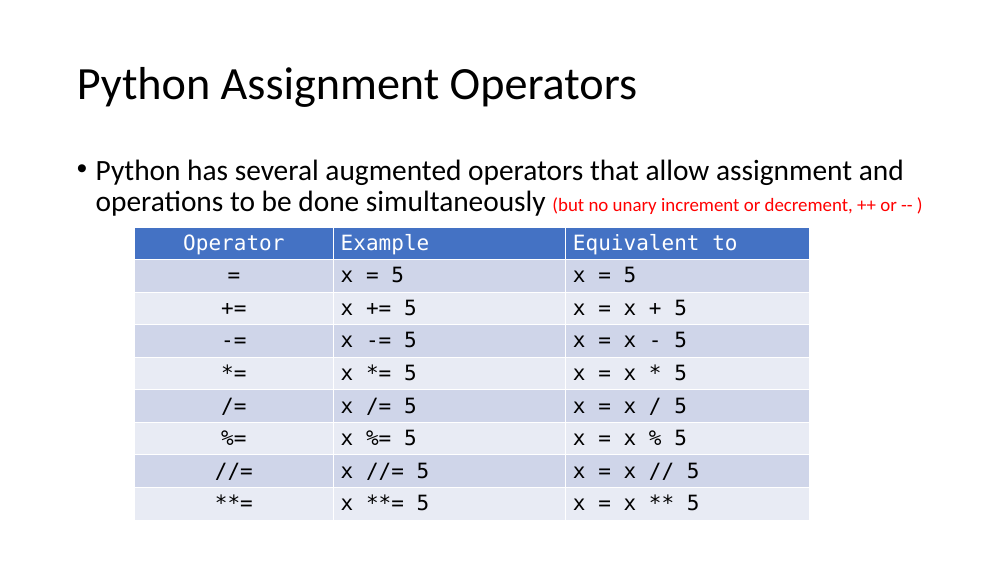
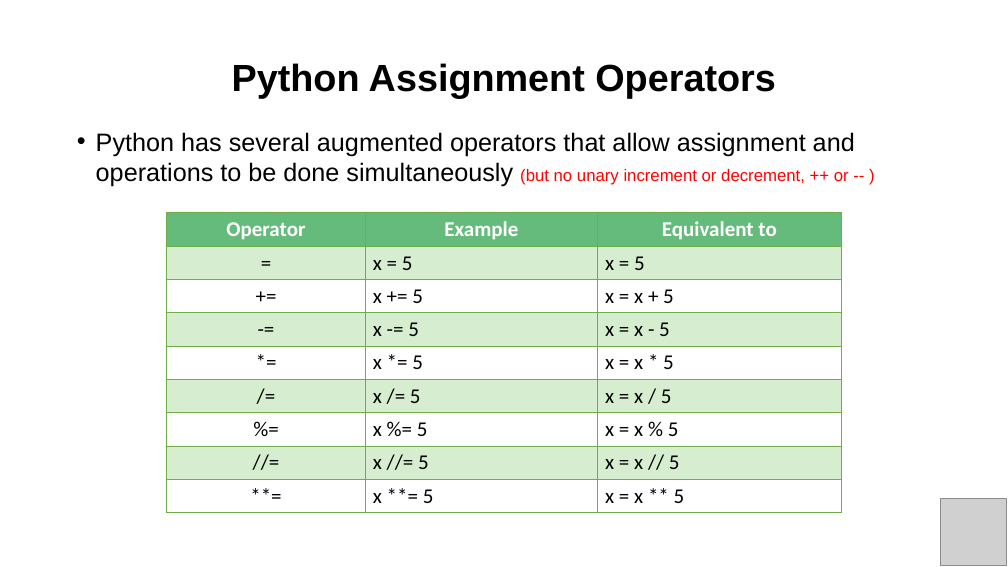
Before and after one commit to PracticumAI/python, a slide deck: slide 13 of presentations/02_variables.pptx. Drawn at 1008x567 pixels with LibreOffice and Linux fonts; fonts in the diff are those of the drawing; grey boxes stand for pictures. Boxes give left, top, right and bottom in pixels: in the first picture for what was removed or moved away, otherwise in the second. Text is boxed around its words. In the diff, an @@ line names an element or a change of style, - is before the commit and + after.

```diff
--- a/presentations/02_variables.pptx
+++ b/presentations/02_variables.pptx
@@ title "Python Assignment Operators" at [232,63,775,98]: size 44 to 36 pt, font Calibri to Arial, bold on; alignment left to centre @@
@@ text "Python has several augmented operators ...": place and size @@
-text "Python has several augmented operators ..." at [96,159,904,216]
+text "Python has several augmented operators ..." at [96,132,855,187]
@@ text "Python has several augmented operators ..." at [96,132,855,187]: size 28 to 24 pt in "Python has several augmented operators that allow ..."; size 18 to 16 pt in "(but no unary increment or decrement, ++ ..."; font Calibri to Arial; line spacing 0.9 to 1 @@
@@ table at [167,213,842,508] @@
@@ fill #4472C4 to #65BB7B in row 1 @@
@@ fill #CFD5EA to #D6EECF in 12 cells @@
@@ fill #E9EBF5 to #FFFFFF in 12 cells @@
@@ font DejaVu Sans Mono to Calibri @@
@@ bold on in "Operator", "Example", "Equivalent to" @@
@@ alignment left to centre @@
@@ borders changed @@
@@ table: place and size @@
-table at [135,227,809,522]
+table at [167,213,842,508]
@@ picture added at [941,499,1007,566] @@
```
Also in this commit, not shown: 19 other slides changed, 5 slides added, 6 slides removed, 2 other files.
